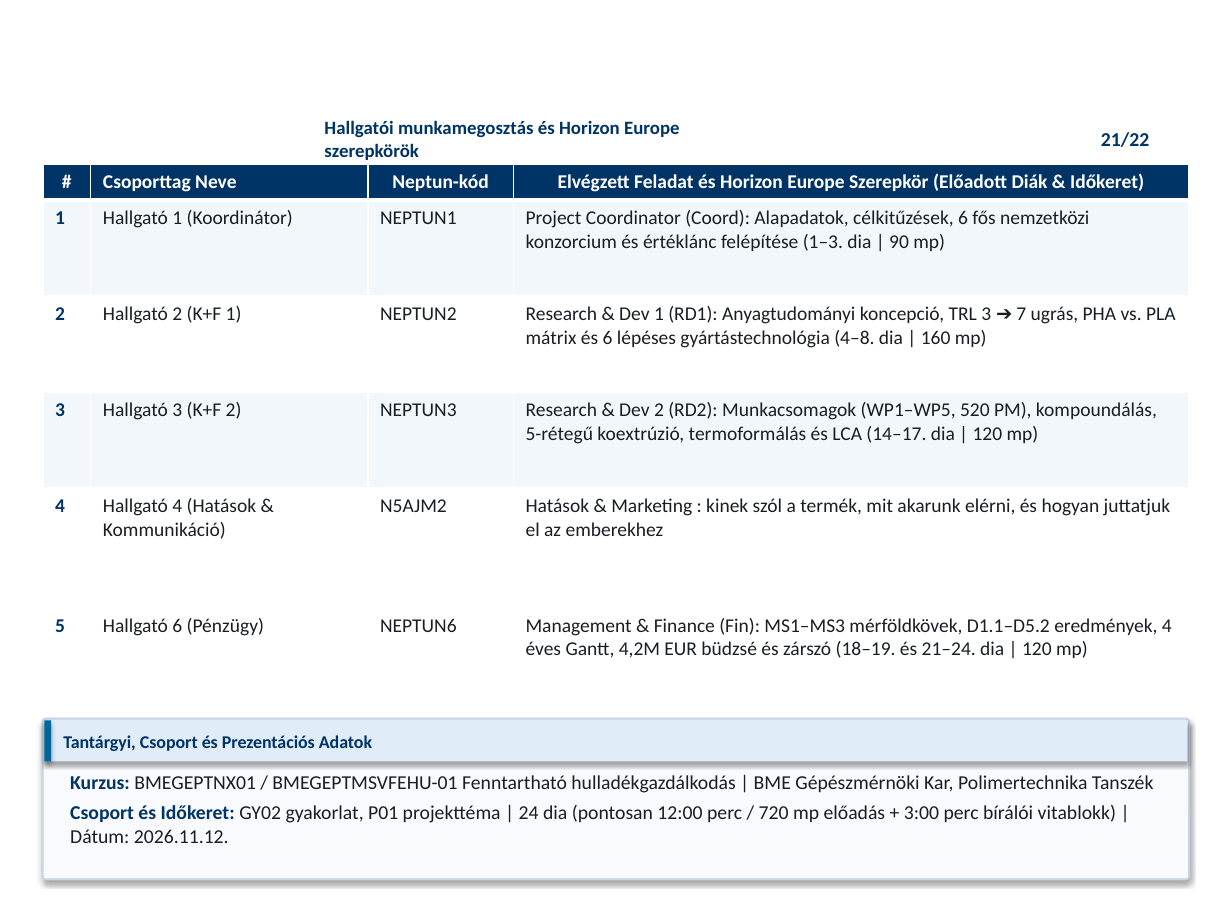
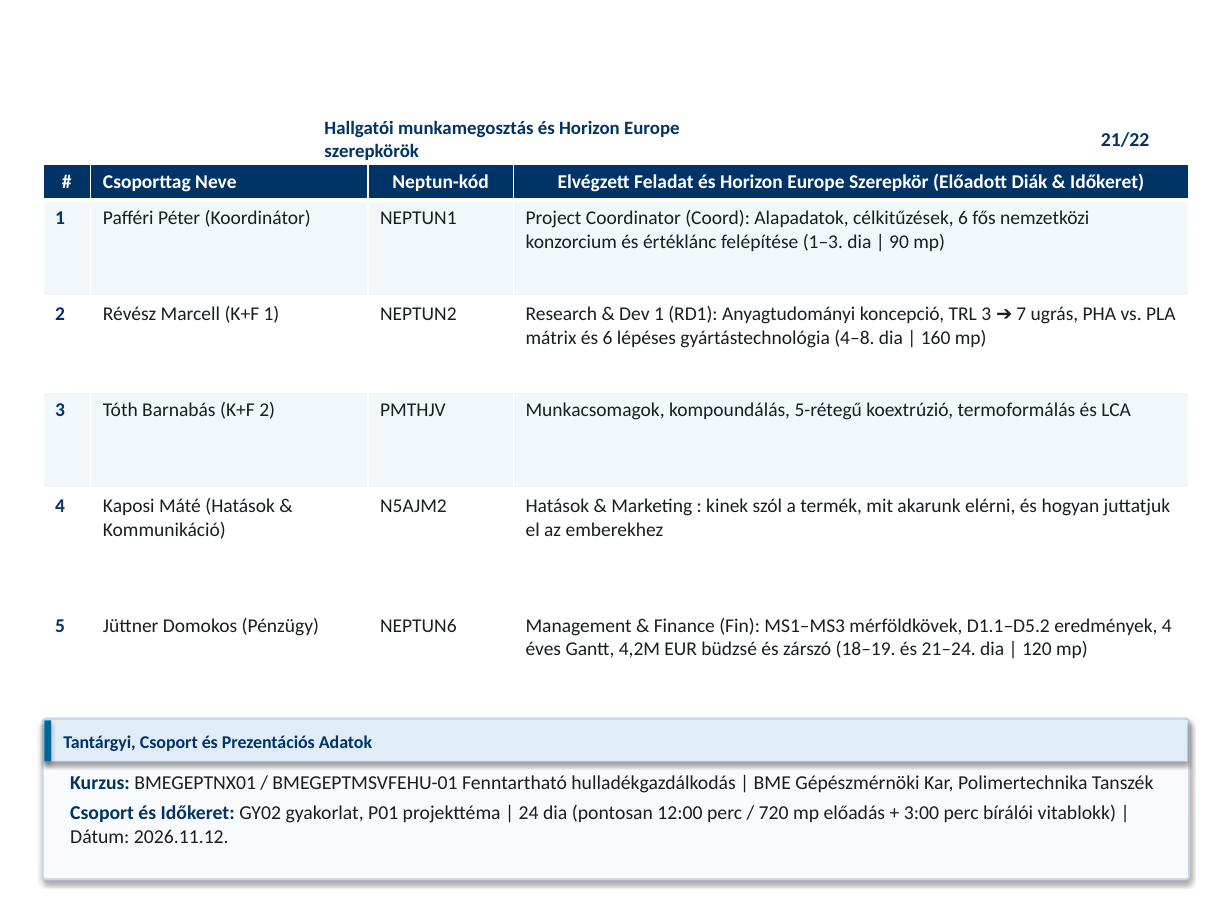
Before and after one commit to RMarci44/Fenntarthato-hulladek-projekt, a slide deck: slide 21 of PHACK_Prezentacio_Vegleges.pptx. Drawn at 1232x924 pixels with LibreOffice and Linux fonts; fonts in the diff are those of the drawing; background and template pictures are left out. Boxes give left, top, right and bottom in pixels: in the first picture for what was removed or moved away, otherwise in the second. Text is boxed around its words. In the diff, an @@ line names an element or a change of style, - is before the commit and + after.

```diff
--- a/PHACK_Prezentacio_Vegleges.pptx
+++ b/PHACK_Prezentacio_Vegleges.pptx
@@ table at <box>43,164,1190,703</box> @@
-row 2, column 2: Hallgató 1 (Koordinátor)
+row 2, column 2: Pafféri Péter (Koordinátor)
-row 3, column 2: Hallgató 2 (K+F 1)
+row 3, column 2: Révész Marcell (K+F 1)
-row 4: 3 | Hallgató 3 (K+F 2) | NEPTUN3 | Research & Dev 2 (RD2): Munkacsomagok (WP1–WP5, 520 PM), kompoundálás, 5-rétegű koextrúzió, termoformálás és LCA (14–17. dia | 120 mp)
+row 4: 3 | Tóth Barnabás (K+F 2) | PMTHJV | Munkacsomagok, kompoundálás, 5-rétegű koextrúzió, termoformálás és LCA
-row 5, column 2: Hallgató 4 (Hatások & Kommunikáció)
+row 5, column 2: Kaposi Máté (Hatások & Kommunikáció)
-row 6, column 2: Hallgató 6 (Pénzügy)
+row 6, column 2: Jüttner Domokos (Pénzügy)
```
Also in this commit, not shown: 5 other slides changed.
